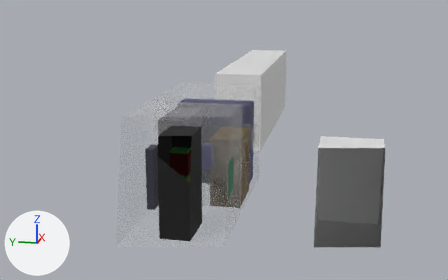
One commit to the glTF model assemblies/deployment/defense_ac/assembly.glb: the scene before it, then after it.
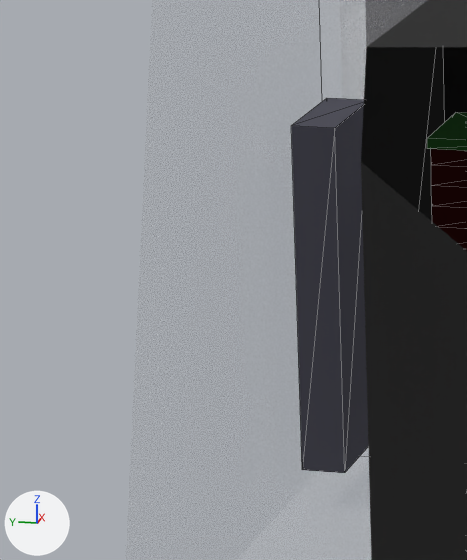
There are two pictures of each version: one whole from a 50 mm camera at (-13740.0, -3804.0, 5760.0) aimed at (6917.0, 328.0, 595.0), one close up on the part from 21% to 39% of the width and 45% to 80% of the height. Lighting does not change. The marker at lower left points along +X, +Y and +Z. The last two pictures show the newer version. The close-ups show mesh edges as thin lines. Everything nearer to the camera than a plane just in front of the edit is cut away. Where no turn or scale is listed for an object, it has been applied to the vertices. Vertices at exactly the same position are counted once.

The first close-up shows 'CMP-PDU-001#3', 'CMP-PDU-001#4', 'CMP-PDU-001#5', 'CMP-PDU-001#6', 'CMP-PNL-001', 'CMP-RACK-001', 'CMP-SWITCH-003', 'container_shell' and 1 more.
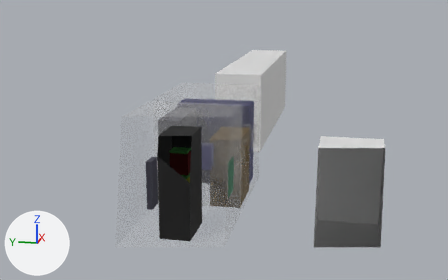
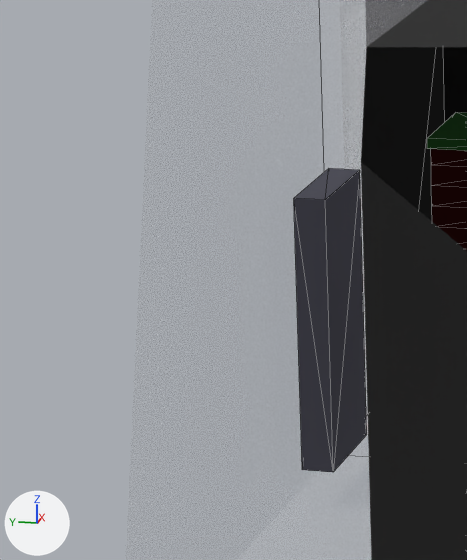
Where the newer file only moved an object's origin or applied its transform, the numbers keep the older frame.

Boxes (x1, y1, x2, y2) around the edits, measured in the close-ups (467 x 560 px):
'CMP-PNL-001', reshaped, moved: before (291, 98, 368, 473); after (294, 168, 367, 472)

What changed in the scene script:
```text
Change me_cmp_pnl_001:
    used by ob_cmp_pnl_001; location = (1000.0, 1018.0, 1000.0)
    remove me_cmp_pnl_001.from_pydata(...)  # 8 vertices, 12 faces; spans x -254.0..254.0, y -100.0..100.0, z -800.0..800.0
    add me_cmp_pnl_001.from_pydata(...)  # 8 vertices, 12 faces; spans x -254.0..254.0, y -73.0..73.0, z -635.0..635.0
    me_cmp_pnl_001 part 1: the whole mesh is rebuilt
Change ob_cmp_pnl_001:
    ob_cmp_pnl_001.location: (1000.0, 1018.0, 1000.0) -> (1000.0, 1045.0, 835.0)
```
